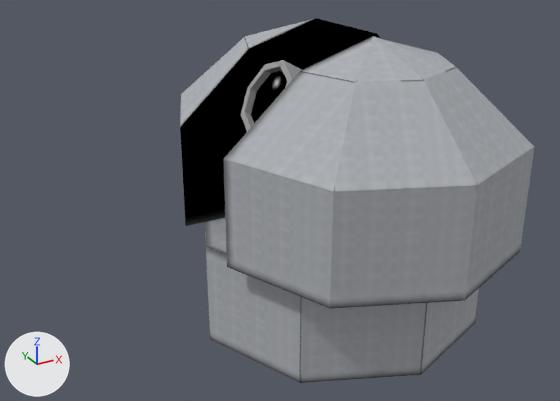
Renders of the Blender file advRocketry/src/main/resources/assets/adv_rocketry/models/block/obj/Observatory.blend from each side of a commit.
One viewpoint serves both versions: a camera (50 mm lens) standing at (-4.31, -10.78, 6.41) and looking at (1.3, -0.58, 1.3). Lighting does not change. The marker at lower left points along +X, +Y and +Z. The older version comes first.

Objects in the first picture: 'Base', 'CasingXMinus', 'CasingXPlus', 'Scope'.
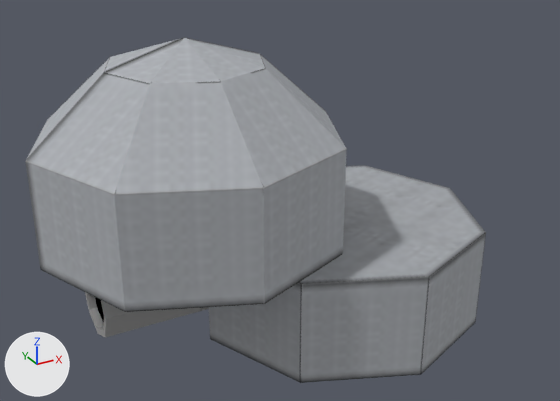
Where the newer file only moved an object's origin or applied its transform, the numbers keep the older frame.

Scene script edits in JSON lines:
```json
{"block": "me_scope", "where": "# used by ob_scope; location = (2.5, -0.5, -1.0); rotation_euler = (1.571, 0.0, -0.404), in degrees (90, 0, -23)"}
{"op": "remove", "block": "me_scope", "code": "me_scope.from_pydata(...)  # 64 vertices, 124 faces; spans x -1.67..1.92, y 1.77..4.6, z -1.2..1.12"}
{"op": "add", "block": "me_scope", "code": "me_scope.from_pydata(...)  # 64 vertices, 124 faces; spans x -4.35..-0.56, y 0.37..1.62, z -0.73..1.79"}
{"block": "me_scope", "change": "me_scope part 1: the whole mesh is multiplied about its middle by the matrix ((0.714, -0.7, 0.007), (0.597, 0.614, 0.516), (-0.366, -0.365, 0.856)), then moved by (-2.6, -2.17, 0.56)"}
{"op": "set", "path": "ob_casingxminus.location", "old": "(2.5, 0.36, -1.0)", "new": "(0.0, 0.0, -1.0)"}
{"op": "set", "path": "ob_casingxplus.location", "old": "(2.5, -1.27, -1.0)", "new": "(0.0, 0.0, -1.0)"}
```

Boxes [x1, y1, x2, y2] around the edits, measured in the pictures (560 x 401 px):
```json
{"object": "CasingXPlus", "change": "moved", "before": [224, 36, 534, 309], "after": [25, 37, 347, 312]}
{"object": "CasingXMinus", "change": "moved", "before": [180, 18, 381, 226], "after": [26, 38, 182, 160]}
{"object": "Scope", "change": "reshaped", "before": [241, 60, 302, 131], "after": [85, 292, 209, 338]}
```
